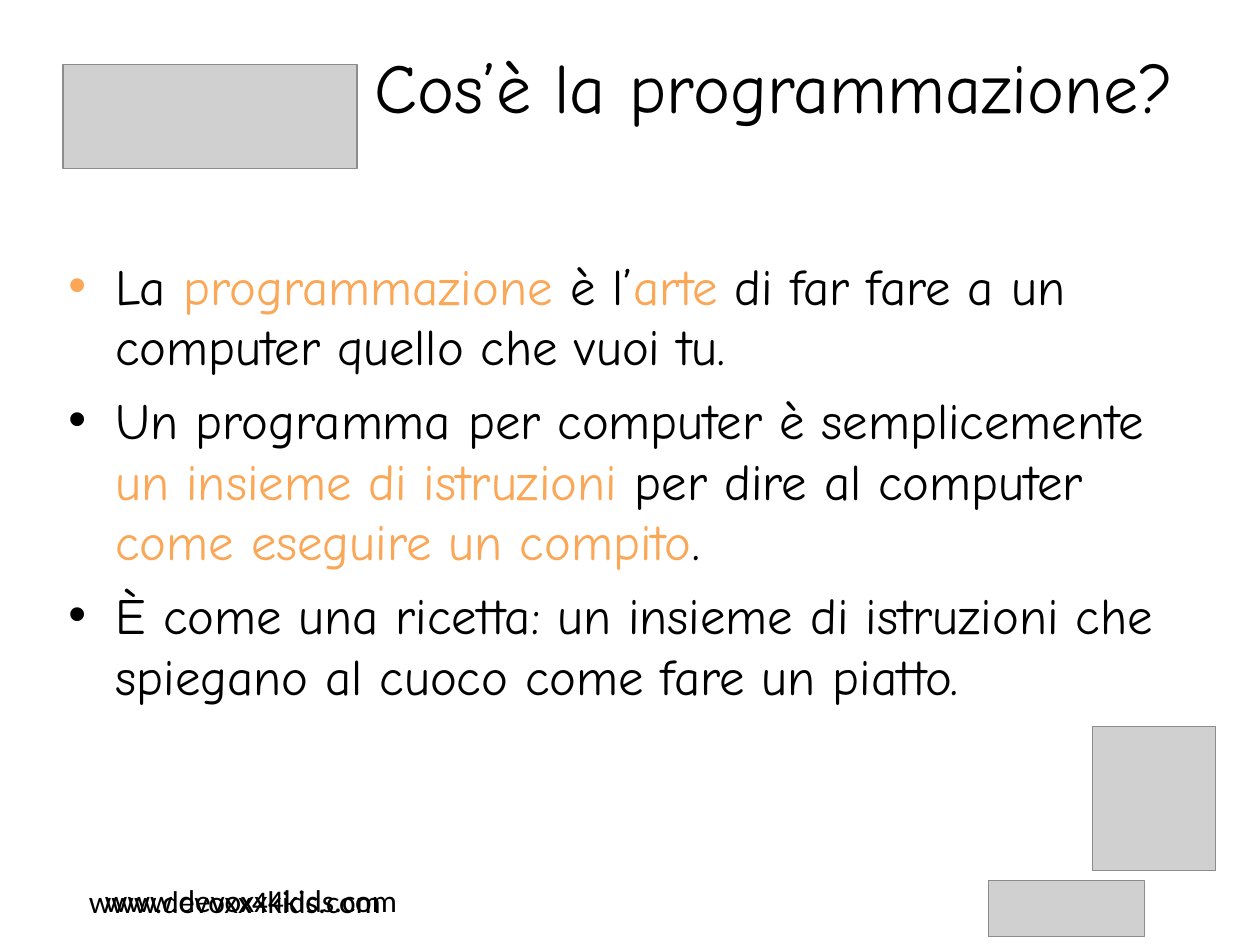
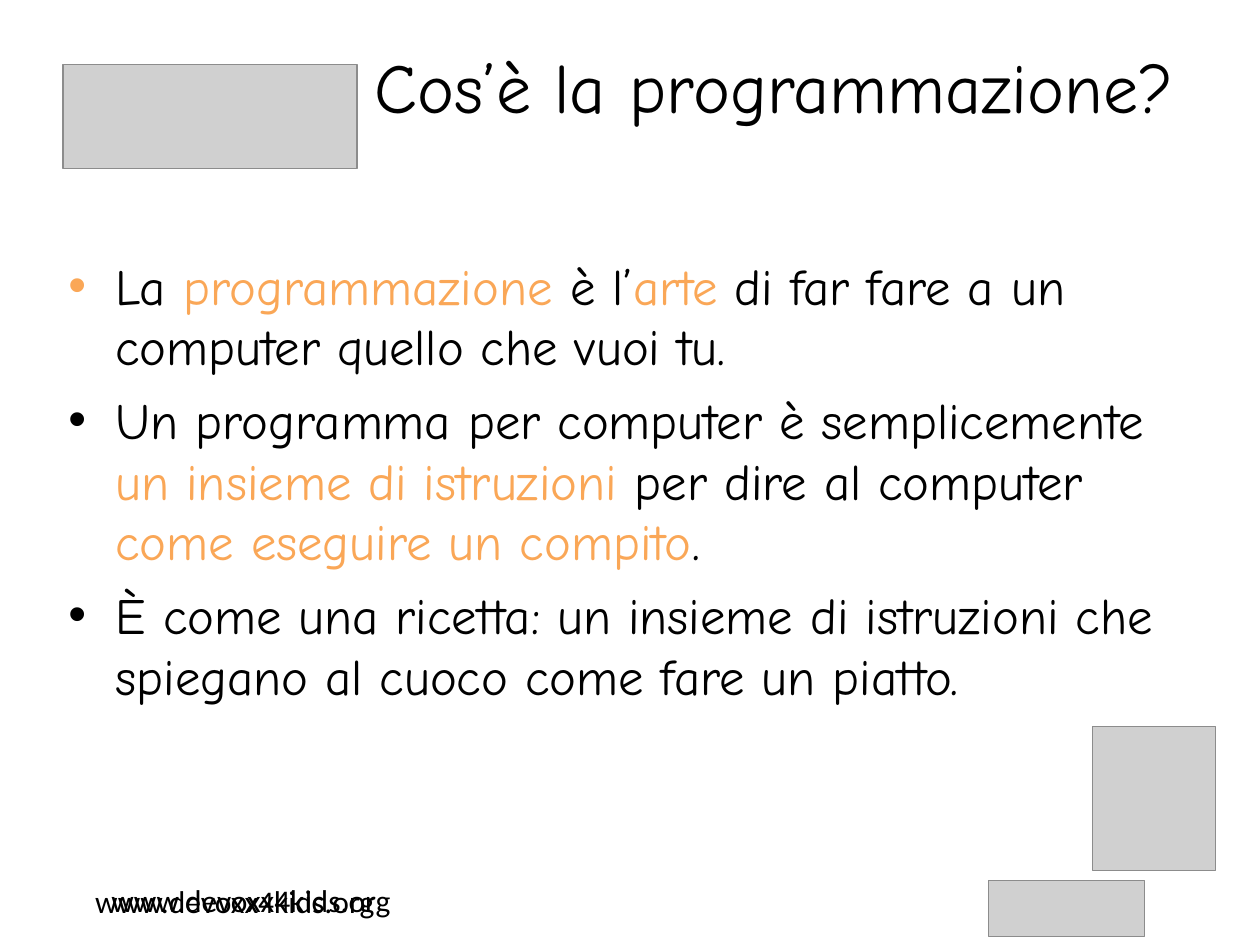
Before and after one commit to devoxx4kids/materials, a slide deck: slide 4 of workshops/scratch/Introduction-to-Scratch-with-game-italiano.pptx. Drawn at 1260x945 pixels with LibreOffice and Linux fonts; fonts in the diff are those of the drawing; grey boxes stand for pictures; background and template pictures are left out. Boxes give left, top, right and bottom in pixels: in the first picture for what was removed or moved away, otherwise in the second. Text is boxed around its words. In the diff, an @@ line names an element or a change of style, - is before the commit and + after.

```diff
--- a/workshops/scratch/Introduction-to-Scratch-with-game-italiano.pptx
+++ b/workshops/scratch/Introduction-to-Scratch-with-game-italiano.pptx
@@ text removed at (x1=89, y1=890, x2=381, y2=914) @@
-www.devoxx4kids.com
@@ text added at (x1=95, y1=890, x2=374, y2=919), 18 pt, text #000000 @@
+www.devoxx4kids.org
@@ text at (x1=111, y1=890, x2=390, y2=919): text changed @@
-www.devoxx4kids.com
+www.devoxx4kids.org
```
Also in this commit, not shown: 19 other slides changed, 8 other files.
